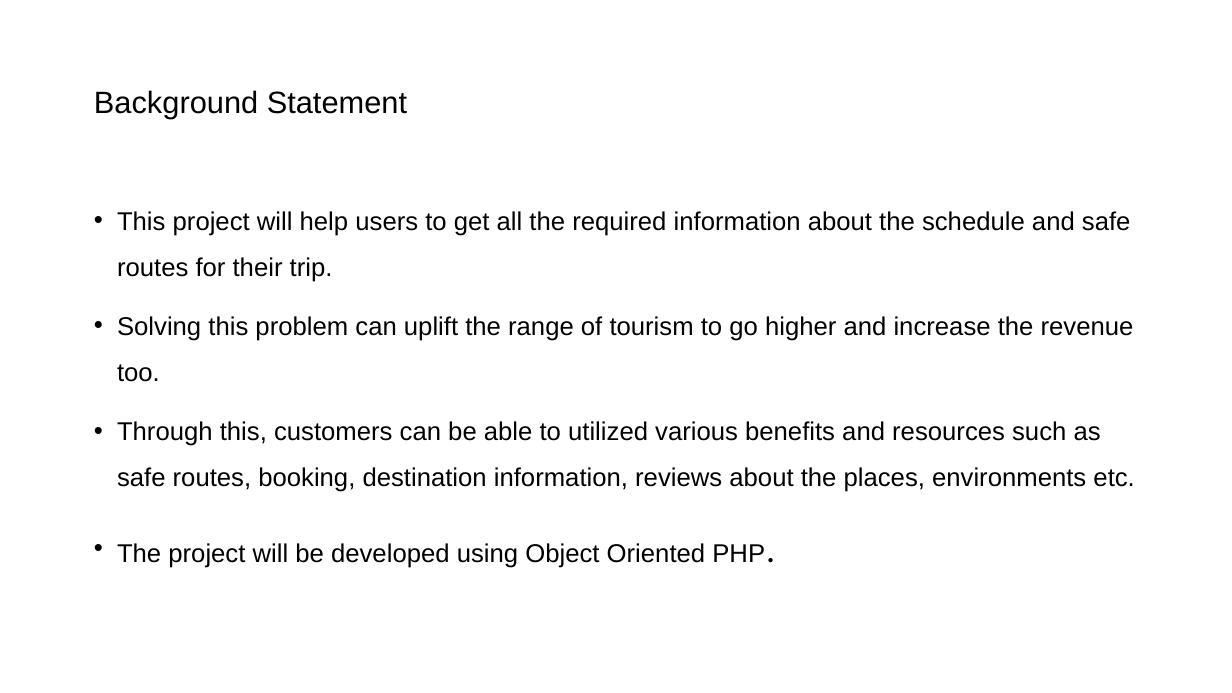
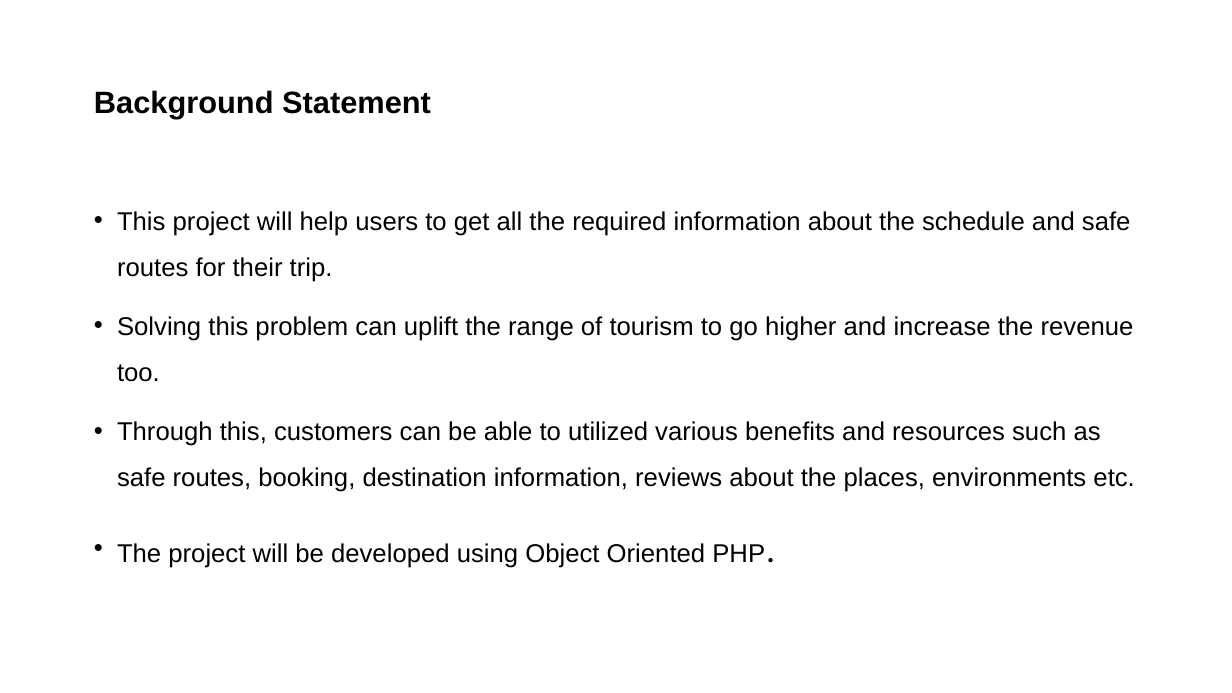
Before and after one commit to tenzing0070/Tour-Management-System, a slide deck: slide 4 of TMS presentation slide.pptx. Drawn at 1232x693 pixels with LibreOffice and Linux fonts; fonts in the diff are those of the drawing. Boxes give left, top, right and bottom in pixels: in the first picture for what was removed or moved away, otherwise in the second. Text is boxed around its words. In the diff, an @@ line names an element or a change of style, - is before the commit and + after.

```diff
--- a/TMS presentation slide.pptx
+++ b/TMS presentation slide.pptx
@@ title "Background Statement" at box(94, 90, 431, 119): bold on @@
```
Also in this commit, not shown: 11 other slides changed, 3 slides added.
